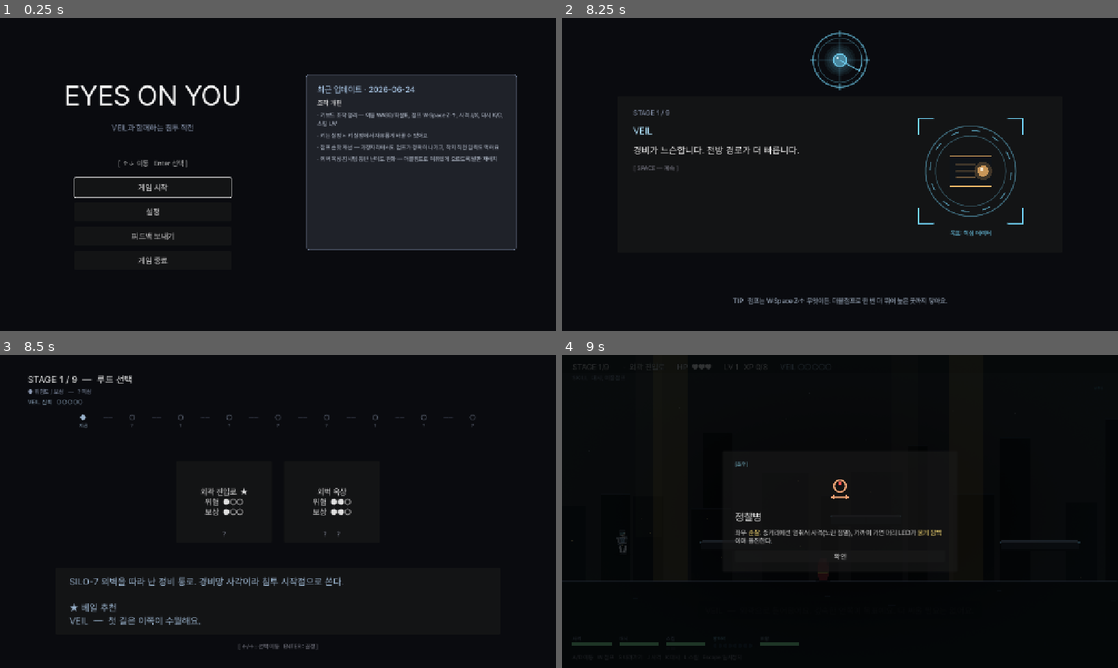
Above: before the commit, frames 1-4 (two rows, left to right).
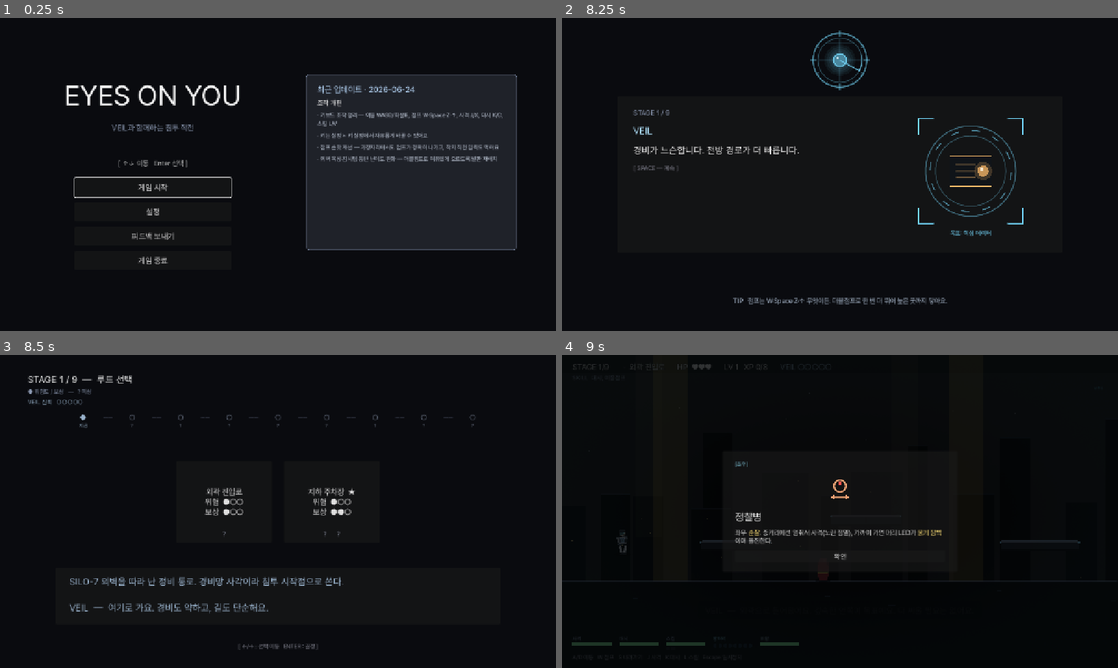
Above: after the commit, the same moments.

Repository: soomin007/EyesOnYou-Full
Game: Godot game, scene res://scenes/main.tscn
Two runs of this game, one before a commit and one after it. Both use one fixed random seed, a clock stepped at 60 frames per second and the inputs below.
Inputs (mouse positions are in pixels of both pictures, inside the frame that each line leads up to):
- Up to frame 1 (0.25 s): no input
- Up to frame 2 (8.25 s): click "게임 시작" at 0.5 s; click "일반 모드" at 1.25 s; click "바로 시작" at 2 s; tap Enter (ui_accept) at 2.75 s; move the mouse to (962, 158) at 2.77 s; hold J (attack) 2.78-3.53 s; hold D (move_right) 2.78-4.28 s; click (962, 158) at 2.92 s; tap W (jump) at 3.02, 3.77, 5.27, 6.02, 6.77 s; move the mouse to (728, 190) at 3.52 s; tap K (dash) at 3.6 s; move the mouse to (895, 105) at 4.27 s; hold A (move_left) 4.28-5.03 s; tap Space at 4.35 s; move the mouse to (812, 237) at 5.02 s; hold D (move_right) 5.03-6.53 s; tap Q at 5.1 s; click (812, 237) at 5.17 s; move the mouse to (1006, 221) at 5.77 s; tap E at 5.85 s; move the mouse to (673, 127) at 6.52 s; hold A (move_left) 6.53-7.28 s; tap Z at 6.6 s; move the mouse to (867, 174) at 7.27 s; hold D (move_right) 7.28-8.03 s; tap X at 7.35 s; click (867, 174) at 7.42 s; move the mouse to (756, 96) at 8.02 s; hold A (move_left) from 8.03 s (still down); tap C at 8.1 s
- Up to frame 3 (8.5 s): keep holding A (move_left); tap W (jump) at 8.27 s
- Up to frame 4 (9 s): release A (move_left) at 8.75 s; click (784, 502) at 8.75 s, where only the run before the commit has a clickable "외곽 진입로 ★ 위험 ●○○ 보상 ●○○"

Frames 1-2 are identical in both runs. In frame 3, 1.1% of the frame differs, in the area x 12-64%, y 42-87%; in frame 4, nothing differs.

Commit message:
feat(map): 신규 맵 3종 — 주차장(막1)·변전소·실험구역(막2) (A2 맵 풀 확대)
- MapData: _parking_lot(HORIZONTAL, 차량 엄폐+방패병), _substation(저격+드론 노출),
  _testing_grounds(폭격기+방패+하향 포탑) + get_layout 디스패치
- RouteData: 3종 route 엔트리 — parking_lot s0~1(s0 선택지 2→3), substation/testing s3~5
- Stage._ROUTE_TRACKS: 신규 3종 BGM 매핑(early/mid_late)
- world_layout: A2 확장 맵(server_hall 포함) 역할 요약 / 맵 개수 주석 11→16

전부 HORIZONTAL POSITION-goal(검증된 안전 패턴) — 기존 풀에 합류시켜 변주 확대(런 길이/막
구조는 페이싱 검증 필요라 미변경). 래퍼 검증: layout 정상, 풀 합류 확인, testing_grounds(함정) 빌드 무오류.

Co-Authored-By: Claude Opus 4.8 (1M context) <noreply@anthropic.com>
Claude-Session: https://claude.ai/code/session_01PdPBWjXgxiMTeEhK4fZuNn

Diff:
--- a/scripts/MapData.gd
+++ b/scripts/MapData.gd
@@ -1,8 +1,9 @@
 class_name MapData
 extends RefCounted
 
-# 11개 맵의 세계 형태 + platform/적 spawn/보상/함정 통합 명세.
+# 16개 맵의 세계 형태 + platform/적 spawn/보상/함정 통합 명세.
 # 명세: docs/design/world_layout.md
+# (A2 신규: parking_lot 막1, substation·testing_grounds 막2 — 2026-06-25.)
 #
 # 각 layout 반환 구조:
 #   "world_type":   String  ("HORIZONTAL" / "VERTICAL_UP" / "VERTICAL_DOWN" / "ARENA")
@@ -36,6 +37,9 @@
 		"route_hidden":     return _hidden()
 		"route_blackout":   return _blackout()
 		"route_server_hall": return _server_hall()
+		"route_parking_lot": return _parking_lot()
+		"route_substation":  return _substation()
+		"route_testing_grounds": return _testing_grounds()
 	return {}
 
 # ─── 1. 외곽 진입로 (HORIZONTAL, 짧음) ─────────────────────────
@@ -772,3 +776,116 @@
 		},
 		"spikes": [],
 	}
+
+# ─── 14. 지하 주차장 (HORIZONTAL, 막1) — 차량/기둥 엄폐, 방패병 도입 ──
+# 외곽 침투 변형(s0~1 풀에 합류 → s0 선택지 확대). 차 지붕을 낮은 발판으로, patrol + 방패병 1로
+# "정면을 막는 적"(상성=폭발물)을 부담 없이 소개. 통과형(POSITION) — 다 싸울 필요 없음.
+static func _parking_lot() -> Dictionary:
+	return {
+		"world_type":   "HORIZONTAL",
+		"world_size":   Vector2(3000.0, 720.0),
+		"player_start": Vector2(140.0, 540.0),
+		"goal_type":    "POSITION",
+		"goal_pos":     Vector2(2880.0, 540.0),
+		"camera_mode":  "HORIZONTAL",
+		"platforms": [
+			# 주차 차량 지붕(낮은 발판) — 지면 540에서 단순점프로 닿음.
+			{"pos": Vector2(520, 470),  "w": 180.0},
+			{"pos": Vector2(980, 470),  "w": 180.0},
+			{"pos": Vector2(1480, 470), "w": 200.0},
+			{"pos": Vector2(2000, 470), "w": 180.0},
+			{"pos": Vector2(2460, 470), "w": 180.0},
+			# 콘크리트 기둥 사이 낮은 엄폐
+			{"pos": Vector2(1240, 560), "w": 110.0},
+			{"pos": Vector2(2230, 560), "w": 110.0},
+		],
+		"enemies": {
+			"patrol": [Vector2(760, 600.0), Vector2(1700, 600.0), Vector2(2300, 600.0)],
+			"sniper": [],
+			"drone":  [],
+			"bomber": [],
+			# 방패병 1 — 통로 입구에서 정면 차단(상성=폭발물).
+			"shield": [Vector2(1480, 600.0)],
+		},
+		"rewards": {
+			"xp_orbs":    [Vector2(1460, 440.0), Vector2(1500, 440.0)],
+			"hp_pickups": [],
+		},
+		"spikes": [],
+	}
+
+# ─── 15. 변전소 (HORIZONTAL, 막2) — 옥외 변전 설비. 저격 노출 + 드론 압박 ──
+# server_hall 계열(드론+저격 통과형)의 막2 변형. 변압기 뱅크 위에 저격 거치, 머리 위 드론.
+# 엄폐(변압기 발판)로 사선 끊으며 빠지는 노출 전투 맵.
+static func _substation() -> Dictionary:
+	return {
+		"world_type":   "HORIZONTAL",
+		"world_size":   Vector2(3600.0, 720.0),
+		"player_start": Vector2(140.0, 540.0),
+		"goal_type":    "POSITION",
+		"goal_pos":     Vector2(3480.0, 540.0),
+		"camera_mode":  "HORIZONTAL",
+		"platforms": [
+			# 변압기 뱅크(중간 발판) — 드론 회피·저격 사선 차단 엄폐. 지면 540에서 단순점프.
+			{"pos": Vector2(620, 460),  "w": 200.0},
+			{"pos": Vector2(1080, 460), "w": 170.0},
+			{"pos": Vector2(1520, 460), "w": 200.0},
+			{"pos": Vector2(2040, 460), "w": 180.0},
+			{"pos": Vector2(2520, 460), "w": 200.0},
+			{"pos": Vector2(3020, 470), "w": 200.0},
+		],
+		"enemies": {
+			"patrol": [Vector2(900, 600.0), Vector2(2300, 600.0)],
+			# 저격 — 변압기 위 거치. 노출 구간 사선.
+			"sniper": [Vector2(1520, 428.0), Vector2(2520, 428.0)],
+			# 드론 — 머리 위 호버(상성=글라이드).
+			"drone":  [Vector2(1300, 230.0), Vector2(2700, 240.0)],
+			"bomber": [],
+			"shield": [],
+		},
+		"rewards": {
+			"xp_orbs":    [Vector2(2040, 430.0), Vector2(3020, 440.0)],
+			"hp_pickups": [Vector2(1520, 430.0)],
+		},
+		"spikes": [],
+	}
+
+# ─── 16. 실험 구역 (HORIZONTAL, 막2) — 봉인 실험 베이. 혼합 적 + 하향 포탑 함정 ──
+# 폭격기(상성=fire_boost)·방패병 혼합 + 관측 발판 밑면 하향 포탑(subway 포탑 패턴). 화력·기동 복합.
+static func _testing_grounds() -> Dictionary:
+	return {
+		"world_type":   "HORIZONTAL",
+		"world_size":   Vector2(3400.0, 720.0),
+		"player_start": Vector2(140.0, 540.0),
+		"goal_type":    "POSITION",
+		"goal_pos":     Vector2(3280.0, 540.0),
+		"camera_mode":  "HORIZONTAL",
+		"platforms": [
+			# 실험 베이 칸막이/관측 발판.
+			{"pos": Vector2(560, 470),  "w": 200.0},
+			{"pos": Vector2(1020, 450), "w": 180.0},
+			{"pos": Vector2(1480, 470), "w": 200.0},
+			{"pos": Vector2(1980, 450), "w": 180.0},
+			{"pos": Vector2(2460, 470), "w": 200.0},
+			{"pos": Vector2(2900, 470), "w": 180.0},
+		],
+		"enemies": {
+			"patrol": [Vector2(820, 600.0), Vector2(2200, 600.0)],
+			"sniper": [],
+			"drone":  [],
+			# 폭격기 — 붙기 전에 화력으로(상성=fire_boost).
+			"bomber": [Vector2(1700, 600.0)],
+			# 방패병 — 정면 차단(상성=폭발물).
+			"shield": [Vector2(2460, 600.0)],
+		},
+		"rewards": {
+			"xp_orbs":    [Vector2(1020, 420.0), Vector2(1980, 420.0)],
+			"hp_pickups": [Vector2(2900, 440.0)],
+		},
+		"spikes": [],
+		# 하향 포탑 — 관측 발판 밑면 주기 발사(subway 포탑 패턴). 통로 체류 견제.
+		"traps": [
+			{"x": 1020, "y": 468.0, "dir": "down", "interval": 1.8, "phase": 0.0},
+			{"x": 1980, "y": 468.0, "dir": "down", "interval": 1.8, "phase": 0.6},
+		],
+	}
--- a/scripts/RouteData.gd
+++ b/scripts/RouteData.gd
@@ -1,7 +1,7 @@
 class_name RouteData
 extends RefCounted
 
-# 11개 맵 — Dead Cells 스타일로 stage_index 별 후보 풀이 다름.
+# 16개 맵 — Dead Cells 스타일로 stage_index 별 후보 풀이 다름.
 #   min_stage / max_stage : 등장 가능 stage 범위 (양 끝 포함)
 #   available_stages       : 명시적 리스트 (있으면 우선, 없으면 min/max 사용)
 #   guaranteed_in_stages   : 해당 stage 풀 빌드 시 항상 포함되는 맵 (셔플 전 fix-slot)
@@ -209,6 +209,51 @@
 		"veil_comment": "서버 회랑이에요. 드론이 위, 저격이 랙 위에. 랙을 엄폐로 쓰면서 빠져요.",
 		"entry_comment": "핵심부 직전이에요. 여기만 지나면... 조심해요.",
 		"stage_color": Color(0.16, 0.18, 0.22),
+	},
+	{
+		"id": "route_parking_lot",
+		"name": "지하 주차장",
+		"description": "외곽과 시설을 잇는 지하 주차 구역. 버려진 차량과 기둥이 시야를 가른다.",
+		"risk": 1,
+		"reward": 2,
+		"hidden": false,
+		"unique": false,
+		# 막1 침투 변형 — 외곽 단계(s0~1) 풀에 합류. s0 선택지를 2→3으로.
+		"min_stage": 0, "max_stage": 1,
+		"tags": ["우회", "근접전", "어두운_환경"],
+		"veil_comment": "지하 주차장이에요. 차 사이로 가요. 정면 막는 적이 하나 있어요.",
+		"entry_comment": "주차장이에요. 차를 엄폐로 써요. 다 상대 안 해도 돼요.",
+		"stage_color": Color(0.12, 0.12, 0.15),
+	},
+	{
+		"id": "route_substation",
+		"name": "변전소",
+		"description": "시설 전력을 받는 옥외 변전 설비. 변압기 위로 저격선이 깔리고 드론이 점한다.",
+		"risk": 3,
+		"reward": 3,
+		"hidden": false,
+		"unique": false,
+		# 막2 잠입 노출 전투 — 시설 내부 단계(s3~5) 풀.
+		"min_stage": 3, "max_stage": 5,
+		"tags": ["원거리", "드론", "노출", "전투"],
+		"veil_comment": "변전소예요. 변압기 위 저격, 머리 위 드론. 엄폐 짧게 끊어 가요.",
+		"entry_comment": "변전 설비예요. 사선이 많아요. 변압기 뒤로 붙어요.",
+		"stage_color": Color(0.16, 0.15, 0.10),
+	},
+	{
+		"id": "route_testing_grounds",
+		"name": "실험 구역",
+		"description": "봉인된 실험 베이가 늘어선 구역. 무엇을 시험했는지 관측창마다 지워져 있다.",
+		"risk": 2,
+		"reward": 3,
+		"hidden": false,
+		"unique": false,
+		# 막2 잠입 혼합 전투 — 시설 내부 단계(s3~5) 풀.
+		"min_stage": 3, "max_stage": 5,
+		"tags": ["근접전", "함정", "전투"],
+		"veil_comment": "실험 구역이에요. 폭격기랑 방패병, 천장 포탑까지. 화력 있으면 편해요.",
+		"entry_comment": "실험 베이예요. 위에서 쏘는 포탑 조심해요.",
+		"stage_color": Color(0.13, 0.16, 0.15),
 	},
 ]
 
--- a/scripts/Stage.gd
+++ b/scripts/Stage.gd
@@ -90,6 +90,9 @@
 	"route_subway":     "early",
 	"route_watchtower": "early",
 	"route_sewers":     "early",
+	"route_parking_lot": "early",
+	"route_substation":  "mid_late",
+	"route_testing_grounds": "mid_late",
 	"route_cooling":    "mid_late",
 	"route_ward":       "mid_late",
 	"route_datacenter": "mid_late",
Not shown, changed: docs/design/world_layout.md
